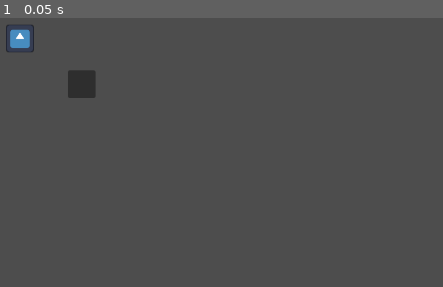
Above: before the commit, frame 1.
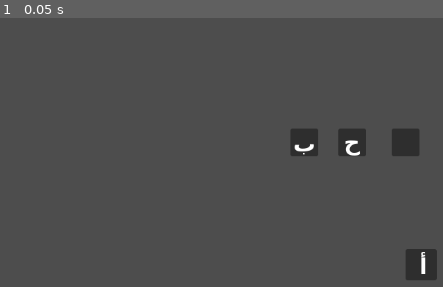
Above: after the commit, the same moment.

Repository: koljapluemer/egyptian-conjugator
Game: Godot game, scene res://scenes/game.tscn
Two runs of this game, one before a commit and one after it. Both use one fixed random seed, a clock stepped at 60 frames per second and the inputs below. The engine's default icon, where the game draws it, is replaced by a stand-in: a white triangle on a blue panel in a dark square.
Inputs:
- Up to frame 1 (0.05 s): no input

The runs differ from the first frame. In frame 1, 3.6% of the frame differs, in the area x 1-99%, y 2-98%.

Commit message:
incredible basic setup for demo word

Diff:
--- a/scenes/game.tscn
+++ b/scenes/game.tscn
@@ -1,39 +1,152 @@
 [gd_scene load_steps=3 format=3 uid="uid://s8cyaoge7ji5"]
 
-[ext_resource type="Texture2D" uid="uid://dpe05t38uqtnf" path="res://icon.svg" id="1_uyakh"]
-[ext_resource type="Script" path="res://scenes/scripts/draggable_rect.gd" id="2_gebgp"]
+[ext_resource type="Script" path="res://scenes/scripts/draggable_item.gd" id="2_ebh4t"]
+[ext_resource type="Script" path="res://scenes/scripts/draggable_slot.gd" id="2_gebgp"]
 
 [node name="Game" type="Node2D"]
 
-[node name="TextureRect" type="TextureRect" parent="."]
+[node name="Camera2D" type="Camera2D" parent="."]
+
+[node name="Control" type="Control" parent="."]
+layout_mode = 3
+anchors_preset = 0
+offset_right = 40.0
+offset_bottom = 40.0
+
+[node name="Slot1" type="TextureRect" parent="Control"]
 custom_minimum_size = Vector2(40, 40)
-offset_left = 16.0
-offset_top = 24.0
-offset_right = 56.0
-offset_bottom = 64.0
-texture = ExtResource("1_uyakh")
+layout_mode = 0
+offset_left = -150.0
+offset_top = -150.0
+offset_right = -110.0
+offset_bottom = -110.0
 expand_mode = 1
 script = ExtResource("2_gebgp")
 
-[node name="Panel" type="Panel" parent="TextureRect"]
+[node name="Panel" type="Panel" parent="Control/Slot1"]
 show_behind_parent = true
 layout_mode = 0
 offset_right = 40.0
 offset_bottom = 40.0
 mouse_filter = 2
 
-[node name="TextureRect2" type="TextureRect" parent="."]
+[node name="BtnLabel" type="Label" parent="Control/Slot1"]
+layout_mode = 1
+anchors_preset = 8
+anchor_left = 0.5
+anchor_top = 0.5
+anchor_right = 0.5
+anchor_bottom = 0.5
+offset_left = -20.0
+offset_top = -20.0
+offset_right = 20.0
+offset_bottom = 25.0
+grow_horizontal = 2
+grow_vertical = 2
+theme_override_font_sizes/font_size = 32
+text = "ب"
+horizontal_alignment = 1
+vertical_alignment = 1
+
+[node name="Slot2" type="TextureRect" parent="Control"]
 custom_minimum_size = Vector2(40, 40)
-offset_left = 105.0
-offset_top = 90.0
-offset_right = 145.0
-offset_bottom = 130.0
+layout_mode = 0
+offset_left = -81.0
+offset_top = -150.0
+offset_right = -41.0
+offset_bottom = -110.0
 expand_mode = 1
 script = ExtResource("2_gebgp")
 
-[node name="Panel" type="Panel" parent="TextureRect2"]
+[node name="Panel" type="Panel" parent="Control/Slot2"]
 show_behind_parent = true
 layout_mode = 0
 offset_right = 40.0
 offset_bottom = 40.0
 mouse_filter = 2
+
+[node name="BtnLabel" type="Label" parent="Control/Slot2"]
+layout_mode = 1
+anchors_preset = 8
+anchor_left = 0.5
+anchor_top = 0.5
+anchor_right = 0.5
+anchor_bottom = 0.5
+offset_left = -20.0
+offset_top = -11.5
+offset_right = 20.0
+offset_bottom = 11.5
+grow_horizontal = 2
+grow_vertical = 2
+theme_override_font_sizes/font_size = 32
+text = "ح"
+horizontal_alignment = 1
+vertical_alignment = 1
+
+[node name="Slot3" type="TextureRect" parent="Control"]
+custom_minimum_size = Vector2(40, 40)
+layout_mode = 0
+offset_left = -4.0
+offset_top = -150.0
+offset_right = 36.0
+offset_bottom = -110.0
+expand_mode = 1
+script = ExtResource("2_gebgp")
+
+[node name="Panel" type="Panel" parent="Control/Slot3"]
+show_behind_parent = true
+layout_mode = 0
+offset_right = 40.0
+offset_bottom = 40.0
+mouse_filter = 2
+
+[node name="BtnLabel" type="Label" parent="Control/Slot3"]
+layout_mode = 1
+anchors_preset = 8
+anchor_left = 0.5
+anchor_top = 0.5
+anchor_right = 0.5
+anchor_bottom = 0.5
+offset_left = -20.0
+offset_top = -20.0
+offset_right = 20.0
+offset_bottom = 25.0
+grow_horizontal = 2
+grow_vertical = 2
+theme_override_font_sizes/font_size = 32
+horizontal_alignment = 1
+vertical_alignment = 1
+
+[node name="Btn1" type="TextureRect" parent="."]
+custom_minimum_size = Vector2(40, 40)
+offset_left = 16.0
+offset_top = 24.0
+offset_right = 61.0
+offset_bottom = 69.0
+expand_mode = 1
+script = ExtResource("2_ebh4t")
+
+[node name="Panel" type="Panel" parent="Btn1"]
+show_behind_parent = true
+layout_mode = 0
+offset_right = 45.0
+offset_bottom = 45.0
+mouse_filter = 2
+
+[node name="BtnLabel" type="Label" parent="Btn1"]
+layout_mode = 1
+anchors_preset = 8
+anchor_left = 0.5
+anchor_top = 0.5
+anchor_right = 0.5
+anchor_bottom = 0.5
+offset_left = -20.0
+offset_top = -20.0
+offset_right = 25.0
+offset_bottom = 25.0
+grow_horizontal = 2
+grow_vertical = 2
+theme_override_font_sizes/font_size = 32
+text = "أ"
+horizontal_alignment = 1
+vertical_alignment = 1
--- /dev/null
+++ b/scenes/scripts/draggable_item.gd
@@ -0,0 +1,17 @@
+extends TextureRect
+@onready var btn_label: Label = $"BtnLabel"
+
+
+func _get_drag_data(at_position):
+	var preview_label = Label.new()
+	preview_label.text = btn_label.text
+
+	var preview = Control.new()
+	preview.add_child(preview_label)
+	#preview_label.position = Vector2(0, 0)
+	#preview.position = Vector2(0, 0)
+
+	set_drag_preview(preview)
+	btn_label.text = ""
+
+	return preview_label.text
--- a/scenes/scripts/draggable_rect.gd
+++ /dev/null
@@ -1,22 +0,0 @@
-extends TextureRect
-
-
-func _get_drag_data(at_position):
-	var preview_texture = TextureRect.new()
-	preview_texture.texture = texture
-	preview_texture.expand_mode = 1
-	preview_texture.size = Vector2(30, 30)
-
-	var preview = Control.new()
-	preview.add_child(preview_texture)
-
-	set_drag_preview(preview)
-	texture = null
-
-	return preview_texture.texture
-
-func _can_drop_data(at_position, data):
-	return data is Texture2D
-
-func _drop_data(at_position, data):
-	texture = data
--- /dev/null
+++ b/scenes/scripts/draggable_slot.gd
@@ -0,0 +1,8 @@
+extends TextureRect
+@onready var btn_label: Label = $"BtnLabel"
+
+func _can_drop_data(at_position, data):
+	return true
+
+func _drop_data(at_position, data):
+	btn_label.text = data
Not shown, changed: README.md
Not shown, changed: TODO.md
